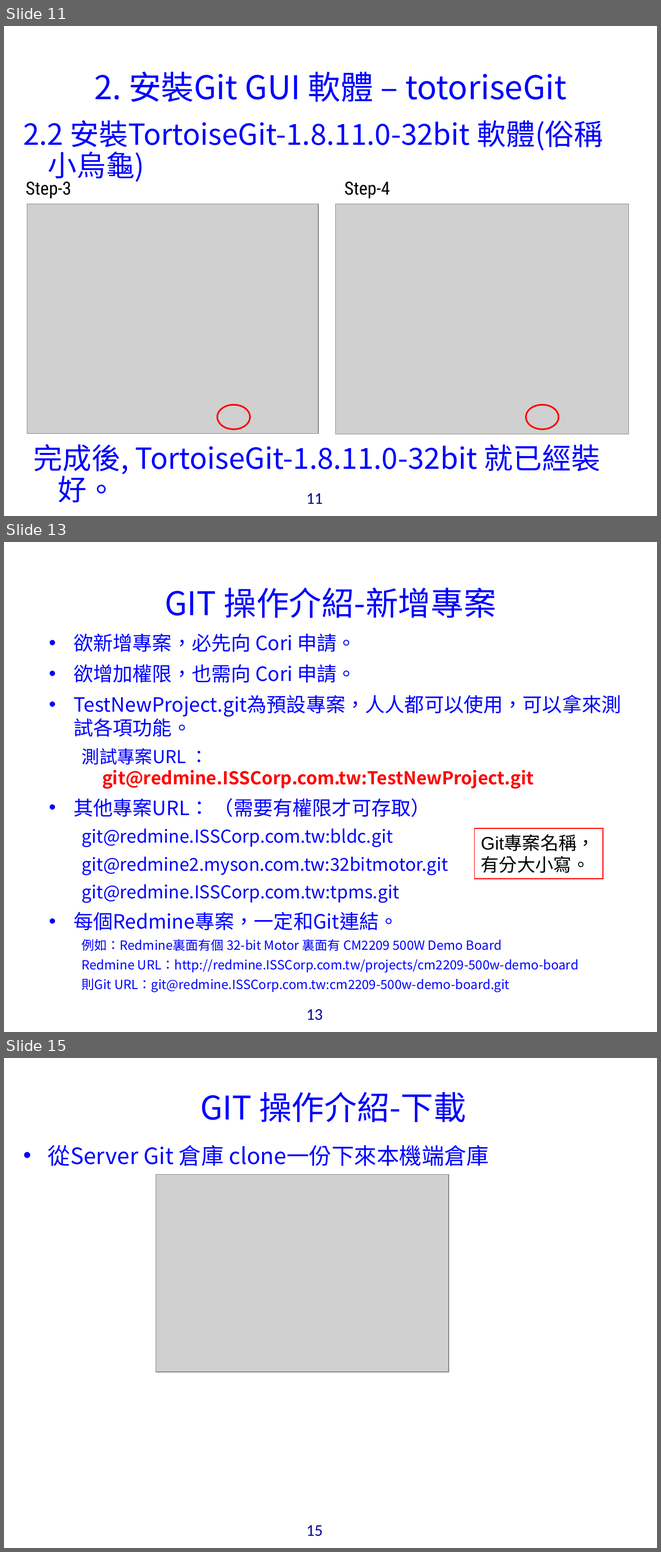
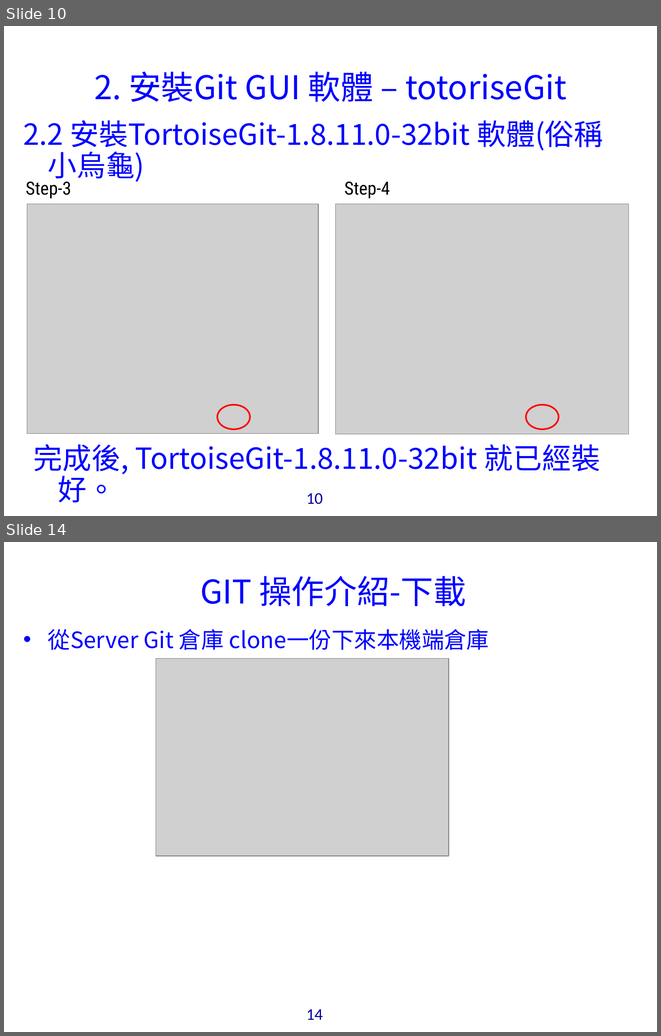
Before and after one commit to bunshue/vcs, a slide deck: _9.tmp/GIT的安裝與使用_ims.ppt. Shown one above the other, each under a label of ours: slides 11, 13 and 15 before the commit, slides 10 and 14 after it; the slides between them are not shown. The pictures are 661x1552 and 661x1036 pixels, drawn with LibreOffice and Linux fonts; fonts in the diff are those of the drawing; grey boxes stand for pictures; background and template pictures are left out. Boxes give left, top, right and bottom in pixels: in the first picture for what was removed or moved away, otherwise in the second. Text is boxed around its words. In the diff, an @@ line names an element or a change of style, - is before the commit and + after.

```diff
--- a/_9.tmp/GIT的安裝與使用_ims.ppt
+++ b/_9.tmp/GIT的安裝與使用_ims.ppt
@@ slide 13 removed at box(4, 542, 657, 1032), background picture (left out); not listed: 1 template element that a slide beside it also shows @@
@@ title removed at box(165, 588, 496, 618) @@
-GIT 操作介紹-新增專案
@@ text removed at box(73, 633, 621, 992) @@
-• 欲新增專案，必先向 Cori 申請。
-• 欲增加權限，也需向 Cori 申請。
-• TestNewProject.git為預設專案，人人都可以使用，可以拿來測試各項功能。
-  測試專案URL ： git@redmine.ISSCorp.com.tw:TestNewProject.git
-• 其他專案URL： （需要有權限才可存取）
-  git@redmine.ISSCorp.com.tw:bldc.git
-  git@redmine2.myson.com.tw:32bitmotor.git
-  git@redmine.ISSCorp.com.tw:tpms.git
-• 每個Redmine專案，一定和Git連結。
-  例如：Redmine裏面有個 32-bit Motor 裏面有 CM2209 500W Demo Board
-  Redmine URL：http://redmine.ISSCorp.com.tw/projects/cm2209-500w-demo-board
-  則Git URL：git@redmine.ISSCorp.com.tw:cm2209-500w-demo-board.git
@@ rectangle removed at box(474, 829, 603, 879) @@
-Git專案名稱，有分大小寫。
@@ what was slide 11 is now slide 10 @@
@@ page number at box(306, 493, 323, 504): text changed @@
-11
+10
@@ what was slide 15 is now slide 14 @@
@@ page number at box(306, 1009, 323, 1020): text changed @@
-15
+14
```
Also in this commit, not shown: 3 slides changed, 1 slide added, 1 other slide removed, 21 other files.
